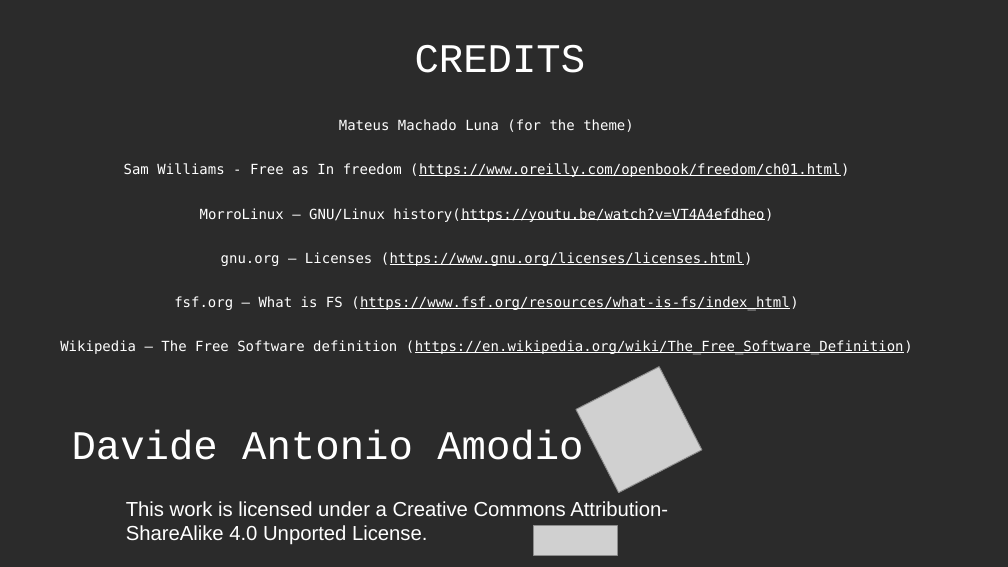
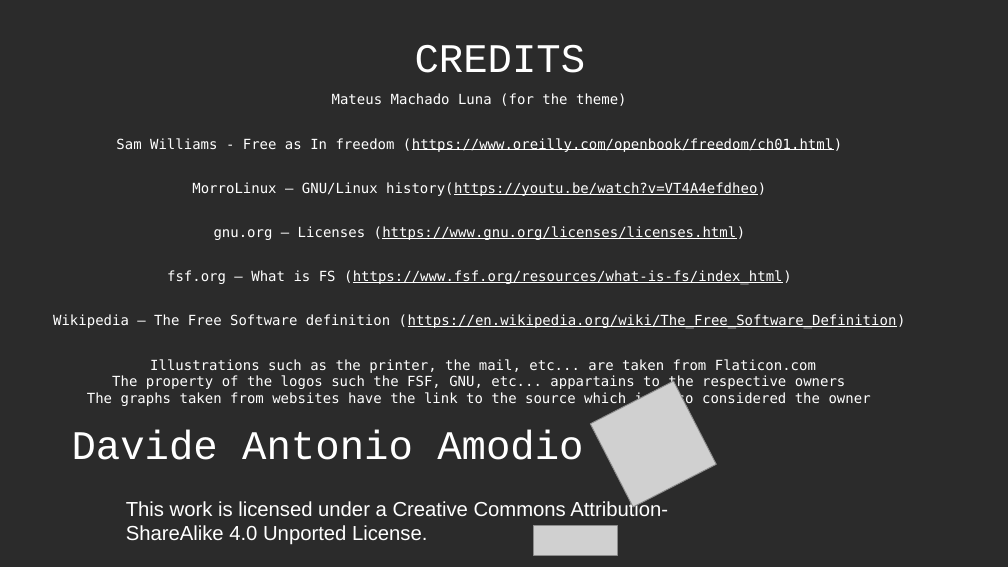
Before and after one commit to WAPEETY/open-source-presentation, a slide deck: slide 14 of open_source.odp (slide 13 before the commit). Drawn at 1008x567 pixels with LibreOffice and Linux fonts; fonts in the diff are those of the drawing; grey boxes stand for pictures; background and template pictures are left out; a plain dark background stands for a picture behind light text. Boxes give left, top, right and bottom in pixels: in the first picture for what was removed or moved away, otherwise in the second. Text is boxed around its words. In the diff, an @@ line names an element or a change of style, - is before the commit and + after.

```diff
--- a/open_source.odp
+++ b/open_source.odp
@@ text "Mateus Machado Luna (for the ...": place and size @@
-text "Mateus Machado Luna (for the ..." at (60,119,913,355)
+text "Mateus Machado Luna (for the ..." at (53,93,906,407)
@@ text at (87,359,871,407): paragraphs added @@
+Illustrations such as the printer, the mail, etc... are taken from Flaticon.com
+The property of the logos such the FSF, GNU, etc... appartains to the respective owners
+The graphs taken from websites have the link to the source which is also considered the owner
@@ picture: place and size @@
-picture at (577,367,702,493)
+picture at (590,382,716,507)
```
Also in this commit, not shown: 3 other slides changed, 1 slide added.
